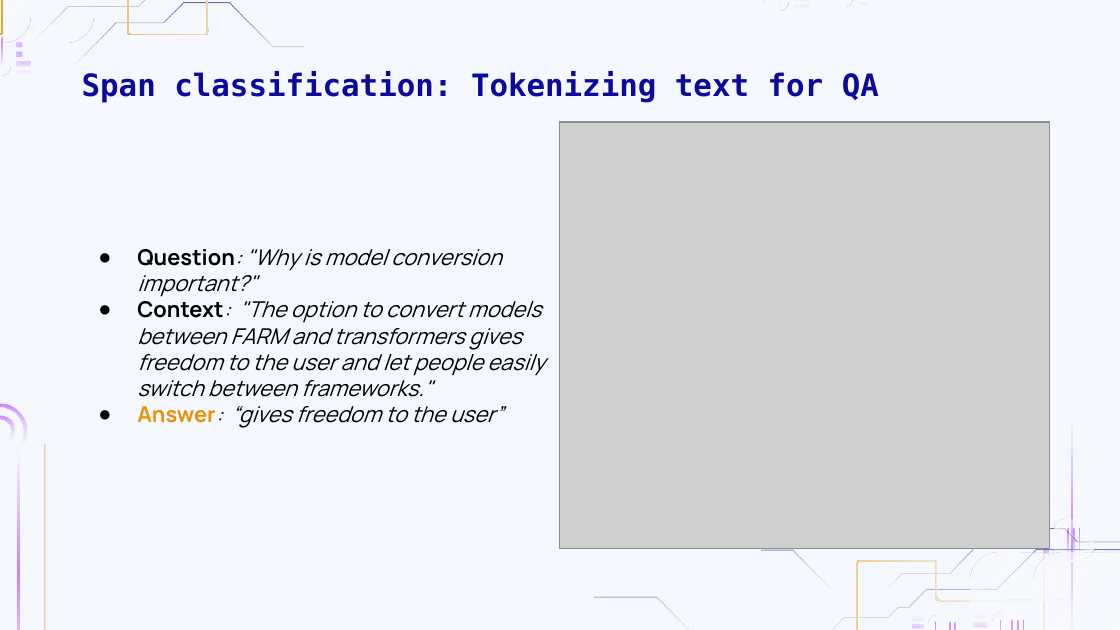
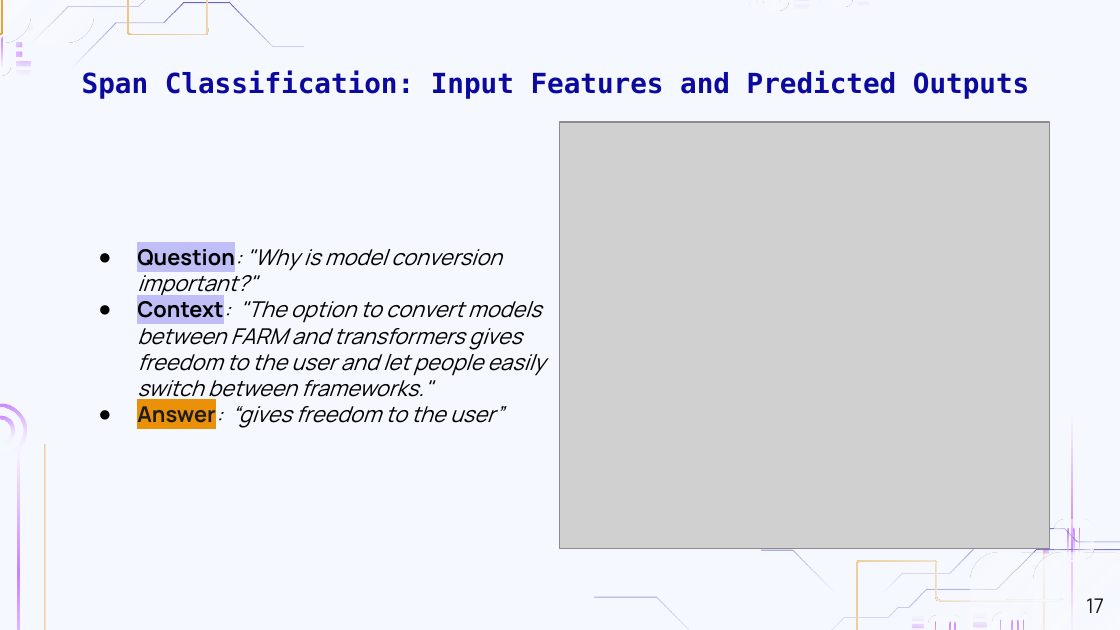
Before and after one commit to MarioAvolio/AI-Project, a slide deck: slide 17 of Question Answering.pptx. Drawn at 1120x630 pixels with LibreOffice and Linux fonts; fonts in the diff are those of the drawing; grey boxes stand for pictures; background and template pictures are left out. Boxes give left, top, right and bottom in pixels: in the first picture for what was removed or moved away, otherwise in the second. Text is boxed around its words. In the diff, an @@ line names an element or a change of style, - is before the commit and + after.

```diff
--- a/Question Answering.pptx
+++ b/Question Answering.pptx
@@ title at (82, 71, 1029, 99): text changed; size 19.8 to 17.8 pt @@
-Span classification: Tokenizing text for QA
+Span Classification: Input Features and Predicted Outputs
@@ text "Question: "Why is model conversion ..." at (137, 249, 545, 428): highlight none to #BFBEF7 in "Question:", "Context:"; text colour #EB9109 to #1D1D1D, highlight none to #EB9109 in "Answer:" @@
@@ page number added at (1086, 598, 1104, 613), 13 pt, text #191919 @@
+17
```
Also in this commit, not shown: 46 other slides changed.
